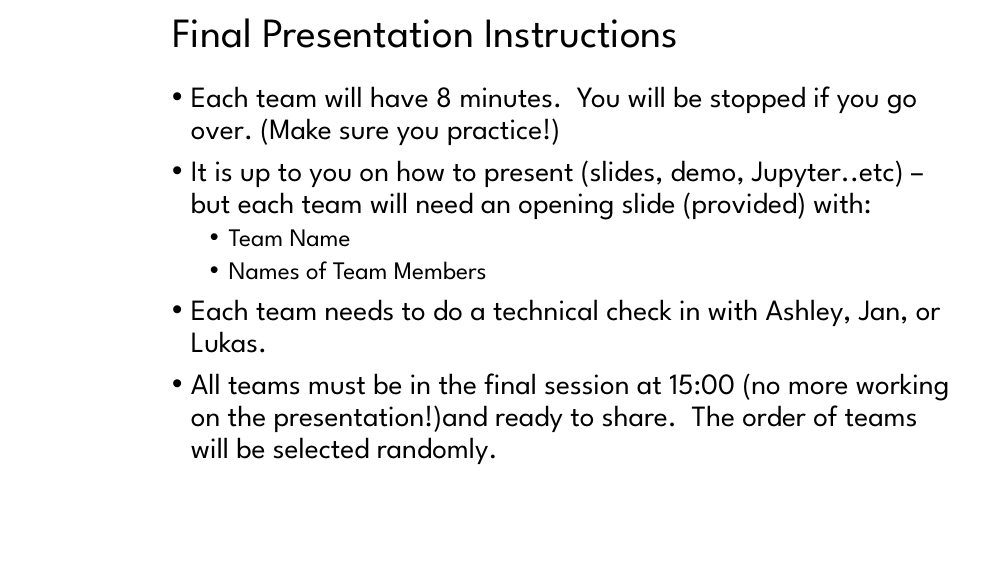
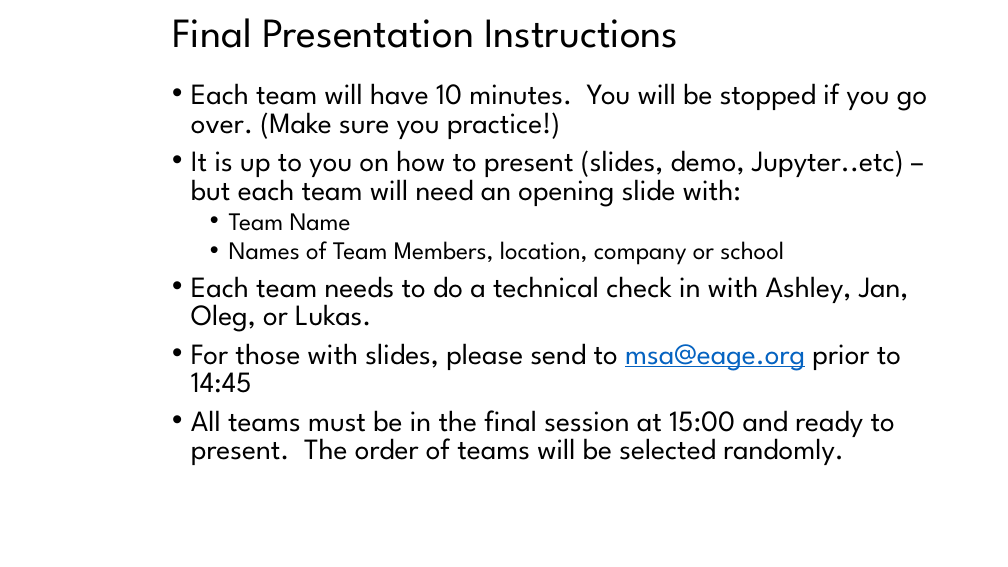
Before and after one commit to EAGE-Annual-Hackathon/EAGE-Annual-Hackathon-2022-Plenum-Sessions, a slide deck: slide 3 of code_freeze_session.pptx. Drawn at 1008x567 pixels with LibreOffice and Linux fonts; fonts in the diff are those of the drawing; background and template pictures are left out. Boxes give left, top, right and bottom in pixels: in the first picture for what was removed or moved away, otherwise in the second. Text is boxed around its words. In the diff, an @@ line names an element or a change of style, - is before the commit and + after.

```diff
--- a/code_freeze_session.pptx
+++ b/code_freeze_session.pptx
@@ text at <box>191,83,927,207</box>: text changed @@
-• Each team will have 8 minutes. You will be stopped if you go over. (Make sure you practice!)
-• It is up to you on how to present (slides, demo, Jupyter..etc) – but each team will need an opening slide (provided) with:
+• Each team will have 10 minutes. You will be stopped if you go over. (Make sure you practice!)
+• It is up to you on how to present (slides, demo, Jupyter..etc) – but each team will need an opening slide with:
@@ text at <box>229,213,351,231</box>: line spacing 0.9 to 0.8 @@
@@ text at <box>191,241,909,465</box>: text changed @@
-  • Names of Team Members
-• Each team needs to do a technical check in with Ashley, Jan, or Lukas.
-• All teams must be in the final session at 15:00 (no more working on the presentation!)and ready to share. The order of teams will be selected randomly.
+  • Names of Team Members, location, company or school
+• Each team needs to do a technical check in with Ashley, Jan, Oleg, or Lukas.
+• For those with slides, please send to msa@eage.org prior to 14:45
+• All teams must be in the final session at 15:00 and ready to present. The order of teams will be selected randomly.
```
Also in this commit, not shown: 2 other slides changed.
